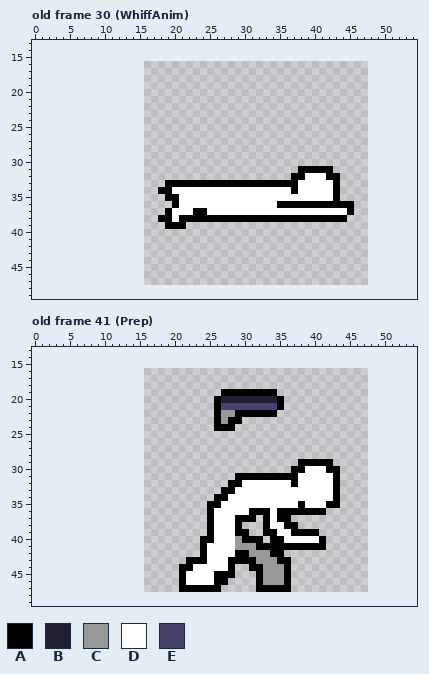
File history of a pixel-art file, shoot/Sprites/Wrestler/Wrestler.aseprite. Above: the version before the commit.
32x32 pixels, 55 frames. Shown: old frame 30 (WhiffAnim): x 0..54, y 13..49; old frame 41 (Prep): x 0..54, y 13..49. The old version is drawn lined up with the new one, on the new canvas. The commit also changed other frames, which this record leaves out.
Palette (. is transparent): A #000000  B #222034  C #999999  D #ffffff  E #46426c
Pixels before, old frame 30 (WhiffAnim), first column x 18:
31 ....................AAAAA...
32 ...................AADDDAA..
33 .AAAAAAAAAAAAAAAAAAADDDDDA..
34 AADDDDDDDDDDDDDDDDDADDDDDA..
35 .AADDDDDDDDDDDDDDDDDDDDDDA..
36 ..ADDDDDDDDDDDDDDAAAAAAAAAAA
37 .ADDDAADDDDDDDDDDDDDDDDDDDDA
38 AADAAAAAAAAAAAAAAAAAAAAAAAA.
39 .AAA........................
Pixels before, old frame 41 (Prep), first column x 21:
19 ......AAAAAAAA.........
20 .....ABBBBBBBBA........
21 .....AEEEEEEEEA........
22 .....ACCAAAAAA.........
23 .....ACAA..............
24 .....AAA...............
25 .......................
26 .......................
27 .......................
28 .......................
29 .................AAAAA.
30 ................AADDDAA
31 ........AAAAAAAAADDDDDA
32 .......AADDDDDDDADDDDDA
33 ......AADDDDDDDDDDDDDDA
34 .....AADDDDDDDDDDDDDDDA
35 ....AADDDDDDDDDDDADDDAA
36 ....ADDDDDAAADAAAAAAA..
37 ....ADDDAAA.ADAA.......
38 ....ADDDA...ADDAA......
39 ....ADDDAA..AADDAAAA...
40 ...AADDDCAAA.AADDDDDA..
41 ...ADDDDCCCAAAAAAAAAA..
42 ...ADDDDAACCCAA........
43 .AAADDDAAAACCCAA.......
44 AADDDDDA..AACCCA.......
45 ADDDDAAA...ACCCA.......
46 ADDDDAA....ACCCA.......
47 AAAAAA.....AAAAA.......
And afterwards:
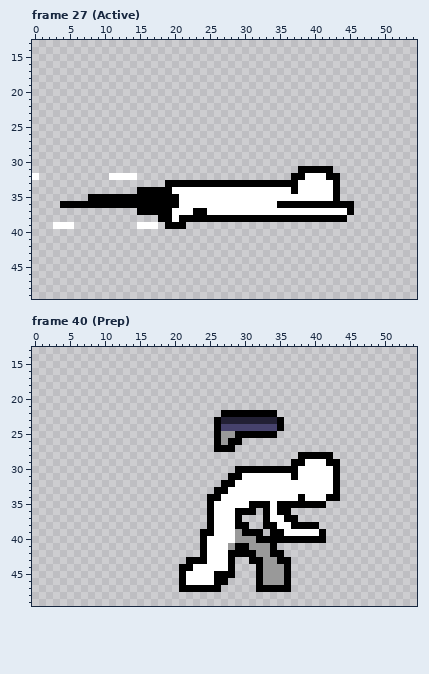
A new or re-ordered frame is compared with the old frame closest to it.
Diff:
canvas 32x32 -> 64x64, the old top-left corner now at 16,16
frames 55 -> 63
frames re-ordered
Changed rows in their new state; - is an unchanged pixel.
Frame 27 (Active) against old frame 30 (WhiffAnim):
first column x 0:
32 D----------DDDD-----
34 ---------------AAA--
35 --------AAAAAAAAAAA-
36 ----AAAAAAAAAAAAAAAA
37 ---------------AAAA-
39 ---DDD---------DDD--
Frame 40 (Prep) against old frame 41 (Prep):
first column x 24:
19 ---........---------
20 --..........--------
21 --..........--------
22 --.AA---------------
23 ---BBBBBBBBA--------
24 ---EEEEEEEEA--------
25 --ACCAAAAAA---------
26 --ACAA--------------
27 --AAA---------------
28 --------------AAAAA-
29 -------------A-DDD-A
30 -----AAAAAAAA-D---D-
31 ----A-DDDDDDD-------
32 ---A-D-------D------
33 --A-D---------------
34 -A-D----------A---A-
35 --D----AAA-AAA-AAA..
36 -----AA-.----.....--
37 ------..---D-A------
38 ------A---A-D-AAA---
39 A----C-AA.-A-DDDDA--
40 -D----CC-A--AAAAA---
41 ----CAA-CC-.......--
42 ----A--A------------
43 -----..-A-----------
44 -------.------------
Where, in picture pixels (left, top, right, bottom), the same in both pictures:
added: (32, 173, 172, 229)
changed: (200, 389, 340, 571)
